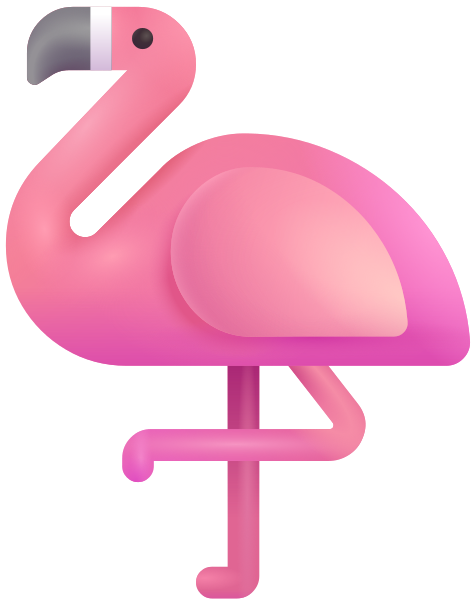
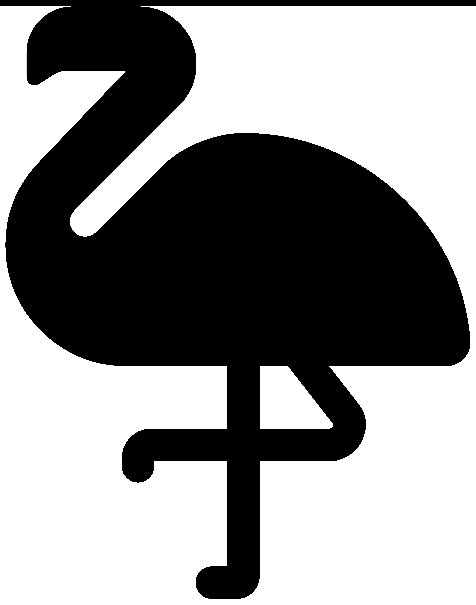
Two versions of the same layered image (w=476, h=605). Layer-by-layer changes:
added layer "Layer" above "🦩" over left=0, top=0, right=476, bottom=599
hid "Background" over left=0, top=0, right=476, bottom=599
